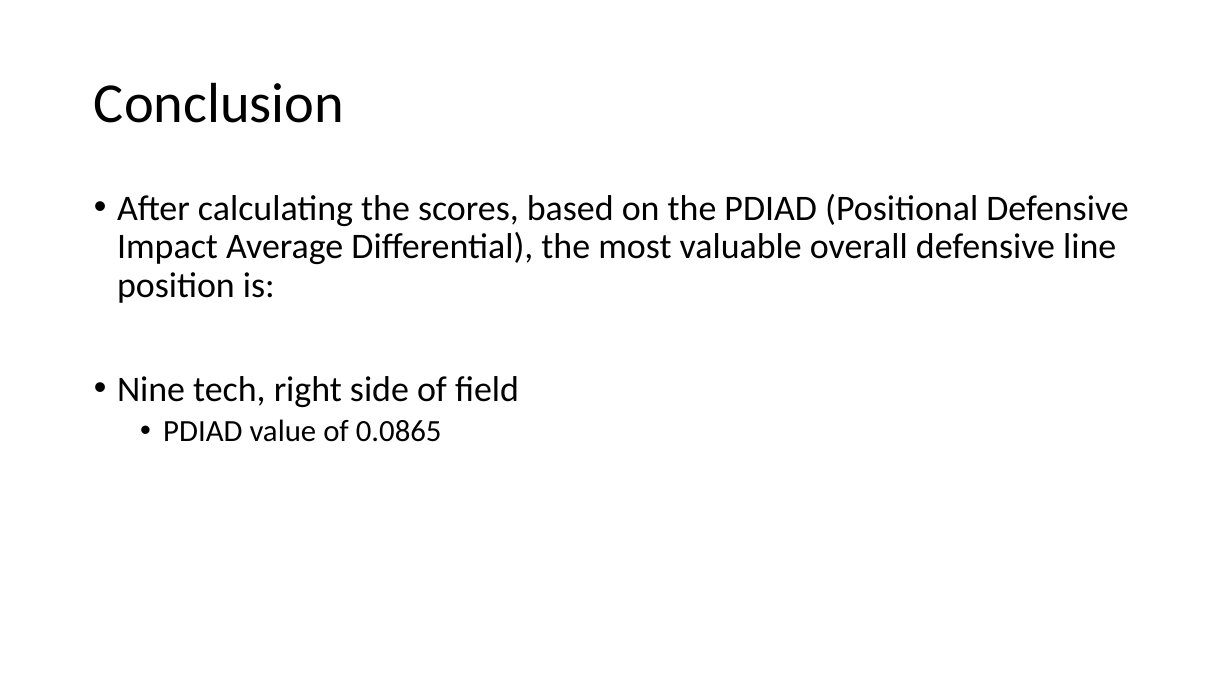
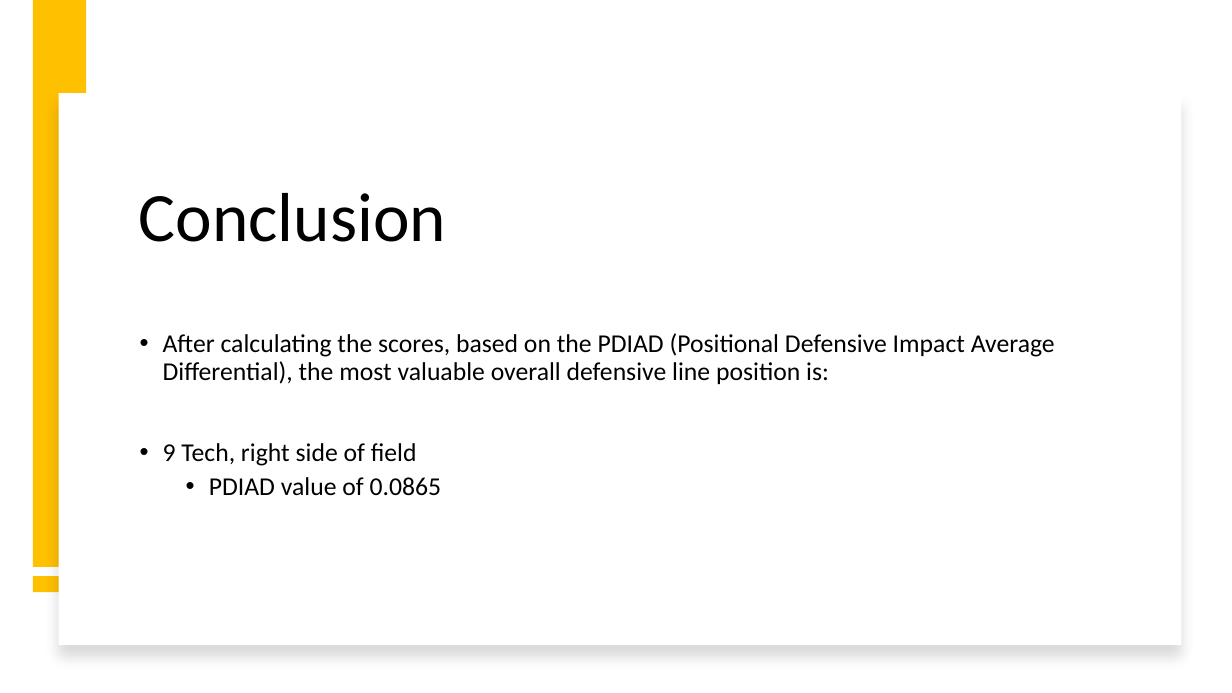
Before and after one commit to SportsInfoSolutions/AnalyticsChallenge2020, a slide deck: slide 19 of Submissions/matt.karan93@gmail.com/SportsInfoSolutions_mattkaran.pptx. Drawn at 1232x693 pixels with LibreOffice and Linux fonts; fonts in the diff are those of the drawing. Boxes give left, top, right and bottom in pixels: in the first picture for what was removed or moved away, otherwise in the second. Text is boxed around its words. In the diff, an @@ line names an element or a change of style, - is before the commit and + after.

```diff
--- a/Submissions/matt.karan93@gmail.com/SportsInfoSolutions_mattkaran.pptx
+++ b/Submissions/matt.karan93@gmail.com/SportsInfoSolutions_mattkaran.pptx
@@ rectangle added at <box>33,0,86,567</box>, fill #FFC000 @@
@@ rectangle added at <box>58,93,1181,645</box>, fill #FFFFFF @@
@@ title "Conclusion": place and size @@
-title "Conclusion" at <box>94,82,344,123</box>
+title "Conclusion" at <box>139,193,446,242</box>
@@ title "Conclusion" at <box>139,193,446,242</box>: size 44 to 54 pt; vertical alignment middle to bottom @@
@@ text "After calculating the scores, based ...": place and size @@
-text "After calculating the scores, based ..." at <box>117,194,1128,442</box>
+text "After calculating the scores, based ..." at <box>163,333,1055,496</box>
@@ text "After calculating the scores, based ..." at <box>163,333,1055,496</box>: vertical alignment top to middle @@
@@ text at <box>163,333,1055,496</box>: size 28 to 20 pt in "After calculating the scores, based on the ..."; size 24 to 20 pt in "PDIAD value of 0.0865" @@
@@ text at <box>163,443,417,466</box>: text changed; size 28 to 20 pt @@
-• Nine tech, right side of field
+• 9 Tech, right side of field
@@ rectangle added at <box>33,576,87,592</box>, fill #FFC000 @@
```
Also in this commit, not shown: 21 other slides changed.
